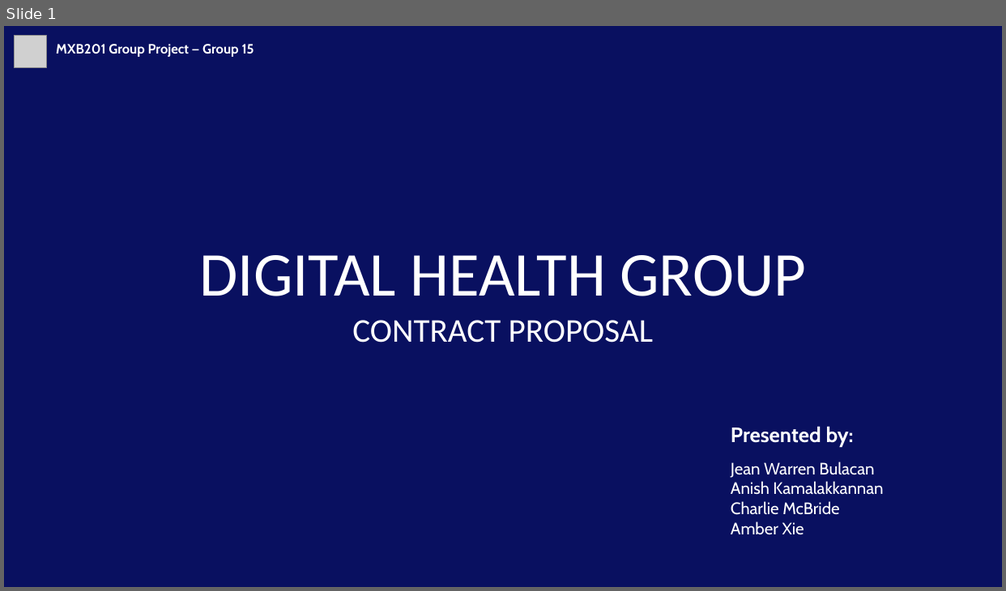
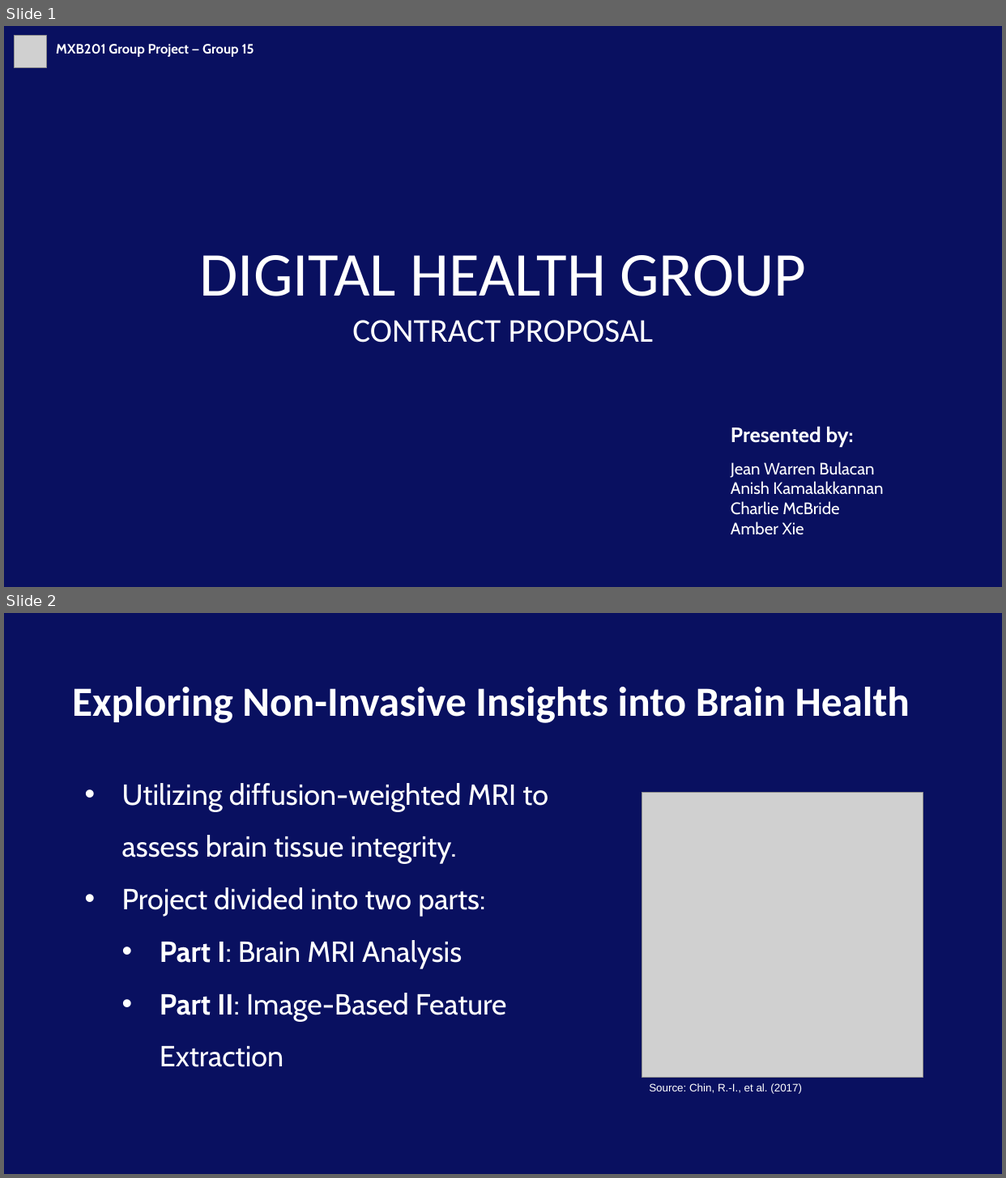
Before and after one commit to Neepa04/MXB201Group15, a slide deck: Report/Presentation.pptx. Shown one above the other, each under a label of ours: slide 1 before the commit, slides 1 and 2 after it. The pictures are 1006x591 and 1006x1178 pixels, drawn with LibreOffice and Linux fonts; fonts in the diff are those of the drawing; grey boxes stand for pictures; background and template pictures are left out. Boxes give left, top, right and bottom in pixels: in the first picture for what was removed or moved away, otherwise in the second. Text is boxed around its words. In the diff, an @@ line names an element or a change of style, - is before the commit and + after.

Commit message:
re-do my slides and added relevant images

```diff
--- a/Report/Presentation.pptx
+++ b/Report/Presentation.pptx
@@ slide 2 added at [4, 613, 1002, 1174], background picture (left out) @@
@@ text added at [72, 687, 910, 723], 40 pt, text #FFFFFF, bold @@
+Exploring Non-Invasive Insights into Brain Health
@@ text added at [122, 783, 548, 1067], 28 pt, text #FFFFFF @@
+• Utilizing diffusion-weighted MRI to assess brain tissue integrity.
+• Project divided into two parts:
+  • Part I: Brain MRI Analysis
+  • Part II: Image-Based Feature Extraction
@@ picture added at [641, 792, 923, 1077] @@
@@ text added at [649, 1084, 802, 1094], 10.5 pt, text #FFFFFF @@
+Source: Chin, R.-I., et al. (2017)
```
Also in this commit, not shown: 2 other slides added, 2 slides removed.
